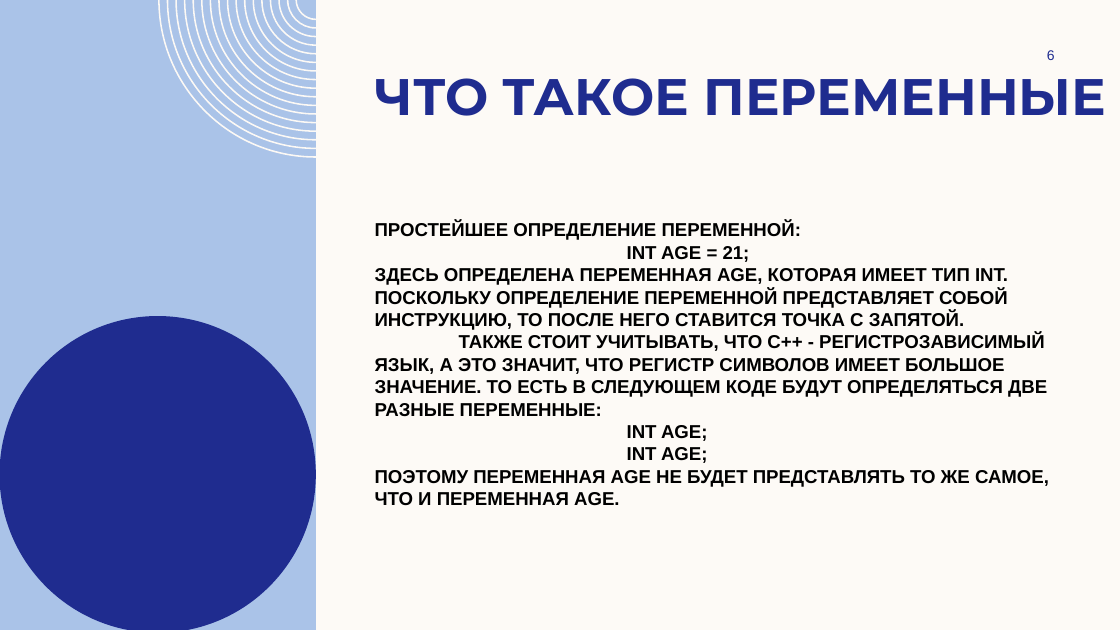
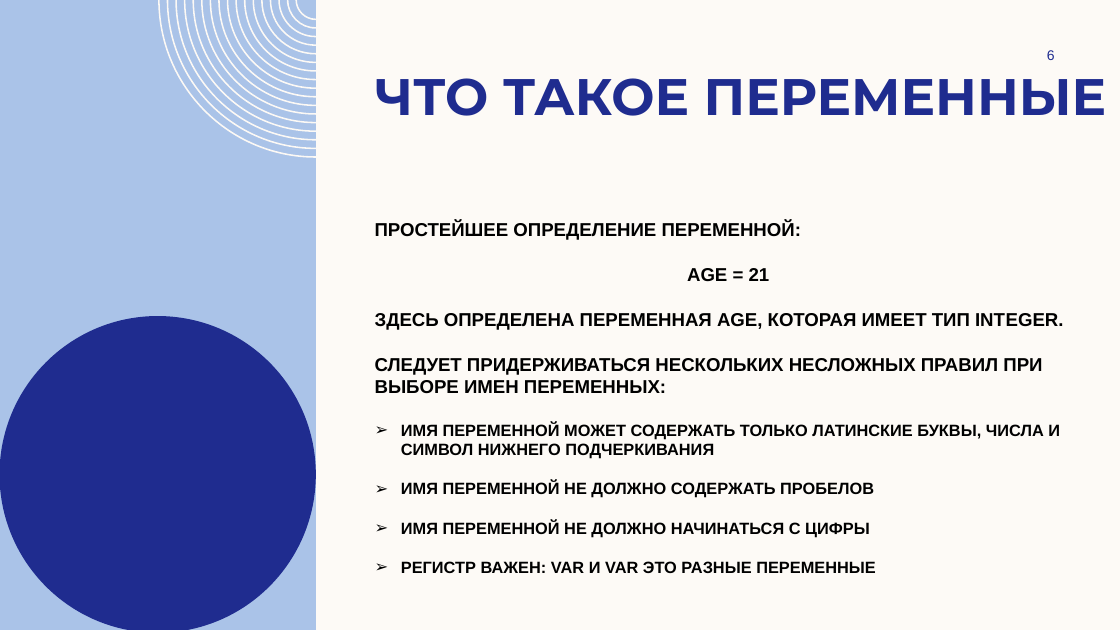
Before and after one commit to Isko00/Python_basic_lessons, a slide deck: slide 6 of 1_dataTypes/introduction.pptx. Drawn at 1120x630 pixels with LibreOffice and Linux fonts; fonts in the diff are those of the drawing; background and template pictures are left out. Boxes give left, top, right and bottom in pixels: in the first picture for what was removed or moved away, otherwise in the second. Text is boxed around its words. In the diff, an @@ line names an element or a change of style, - is before the commit and + after.

Commit message:
Presentation changed.

```diff
--- a/1_dataTypes/introduction.pptx
+++ b/1_dataTypes/introduction.pptx
@@ text at (375,268,1064,573): text changed; size 16 to 14 pt @@
-INT AGE = 21;
-ЗДЕСЬ ОПРЕДЕЛЕНА ПЕРЕМЕННАЯ AGE, КОТОРАЯ ИМЕЕТ ТИП INT. ПОСКОЛЬКУ ОПРЕДЕЛЕНИЕ ПЕРЕМЕННОЙ ПРЕДСТАВЛЯЕТ СОБОЙ ИНСТРУКЦИЮ, ТО ПОСЛЕ НЕГО СТАВИТСЯ ТОЧКА С ЗАПЯТОЙ.
-ТАКЖЕ СТОИТ УЧИТЫВАТЬ, ЧТО C++ - РЕГИСТРОЗАВИСИМЫЙ ЯЗЫК, А ЭТО ЗНАЧИТ, ЧТО РЕГИСТР СИМВОЛОВ ИМЕЕТ БОЛЬШОЕ ЗНАЧЕНИЕ. ТО ЕСТЬ В СЛЕДУЮЩЕМ КОДЕ БУДУТ ОПРЕДЕЛЯТЬСЯ ДВЕ РАЗНЫЕ ПЕРЕМЕННЫЕ:
-INT AGE;
-INT AGE;
-ПОЭТОМУ ПЕРЕМЕННАЯ AGE НЕ БУДЕТ ПРЕДСТАВЛЯТЬ ТО ЖЕ САМОЕ, ЧТО И ПЕРЕМЕННАЯ AGE.
+AGE = 21
+ЗДЕСЬ ОПРЕДЕЛЕНА ПЕРЕМЕННАЯ AGE, КОТОРАЯ ИМЕЕТ ТИП INTEGER.
+СЛЕДУЕТ ПРИДЕРЖИВАТЬСЯ НЕСКОЛЬКИХ НЕСЛОЖНЫХ ПРАВИЛ ПРИ ВЫБОРЕ ИМЕН ПЕРЕМЕННЫХ:
+➢ ИМЯ ПЕРЕМЕННОЙ МОЖЕТ СОДЕРЖАТЬ ТОЛЬКО ЛАТИНСКИЕ БУКВЫ, ЧИСЛА И СИМВОЛ НИЖНЕГО ПОДЧЕРКИВАНИЯ
+➢ ИМЯ ПЕРЕМЕННОЙ НЕ ДОЛЖНО СОДЕРЖАТЬ ПРОБЕЛОВ
+➢ ИМЯ ПЕРЕМЕННОЙ НЕ ДОЛЖНО НАЧИНАТЬСЯ С ЦИФРЫ
+➢ РЕГИСТР ВАЖЕН: VAR И VAR ЭТО РАЗНЫЕ ПЕРЕМЕННЫЕ
```
Also in this commit, not shown: 3 other slides changed, 1 slide added, 2 slides removed.
